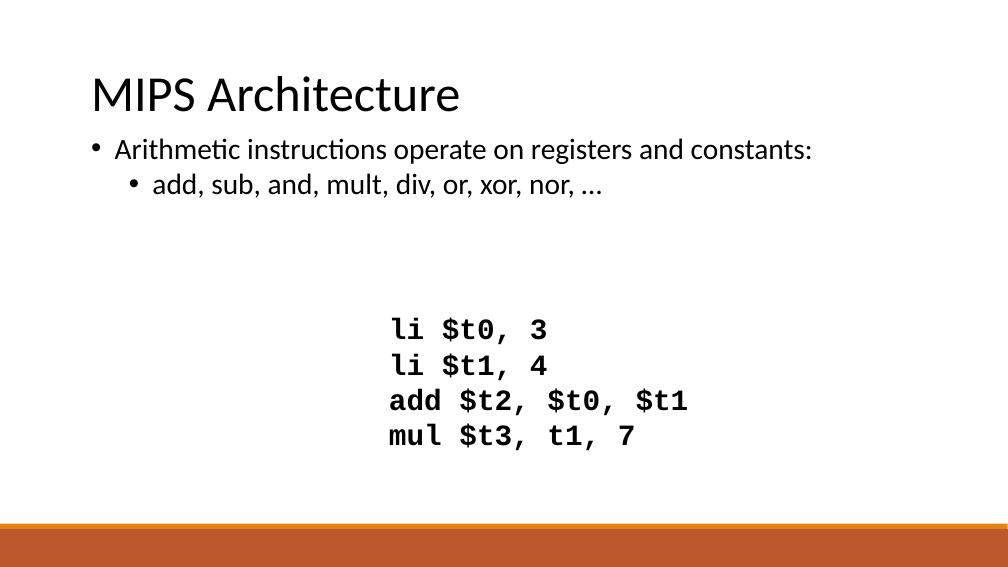
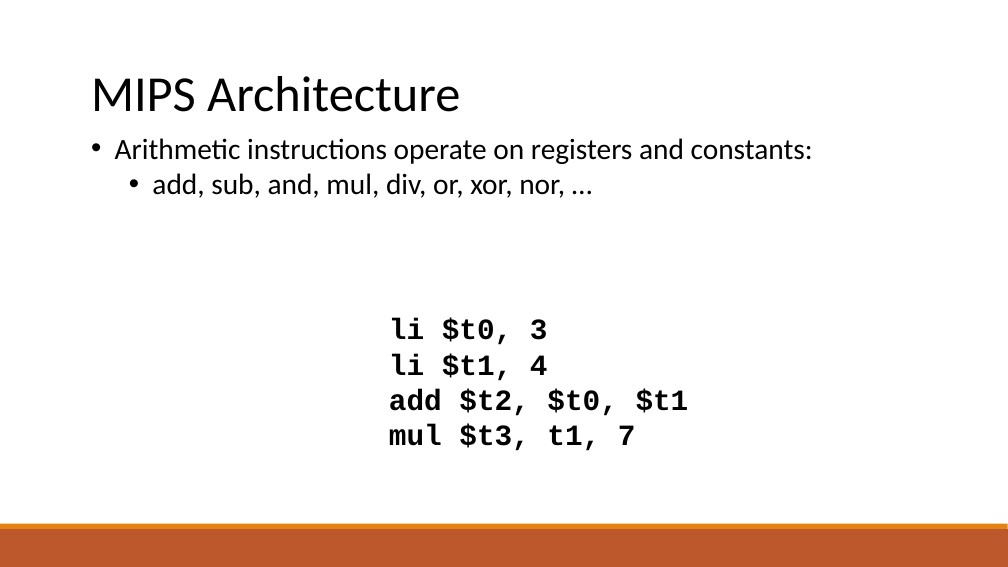
Before and after one commit to raghadzeidan/COMPILATION_TAU_FOR_STUDENTS, a slide deck: slide 3 of new_slides/codegen.pptx. Drawn at 1008x567 pixels with LibreOffice and Linux fonts; fonts in the diff are those of the drawing. Boxes give left, top, right and bottom in pixels: in the first picture for what was removed or moved away, otherwise in the second. Text is boxed around its words. In the diff, an @@ line names an element or a change of style, - is before the commit and + after.

```diff
--- a/new_slides/codegen.pptx
+++ b/new_slides/codegen.pptx
@@ text at bbox=[152, 173, 565, 198]: text changed @@
-  • add, sub, and, mult, div, or, xor, nor, …
+  • add, sub, and, mul, div, or, xor, nor, …
```
Also in this commit, not shown: 8 other slides changed, 3 slides added, 1 slide removed, 3 other files.
